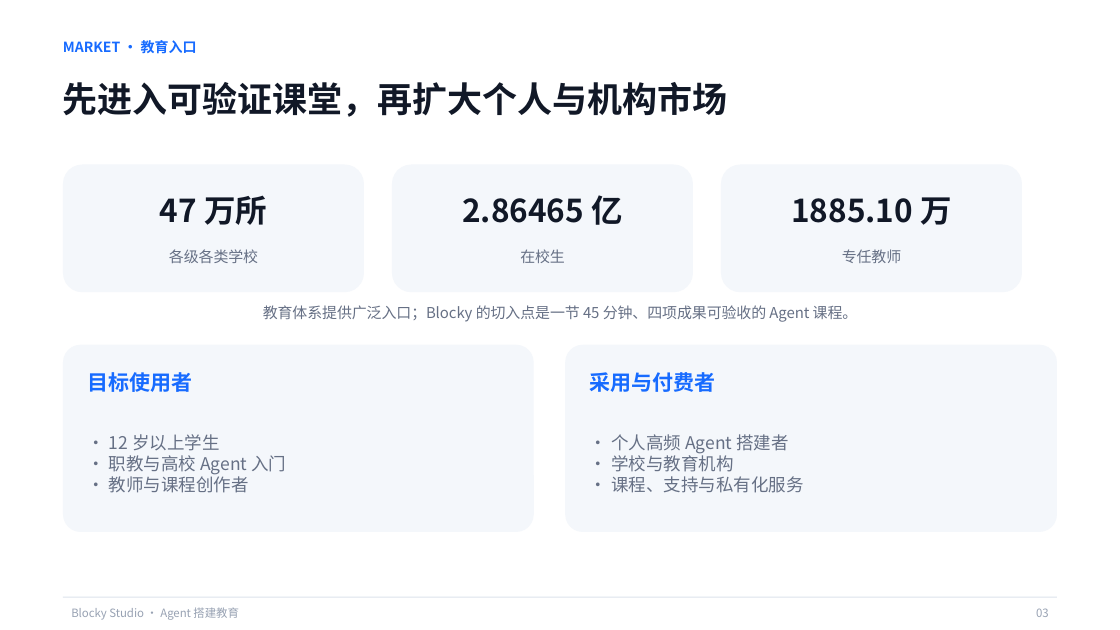
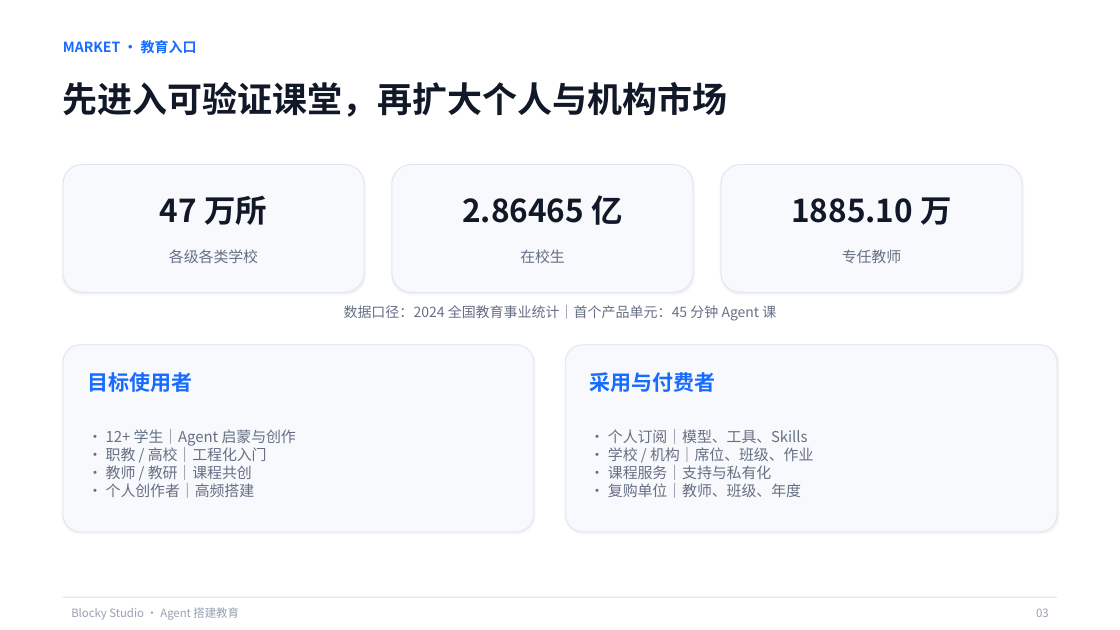
Before and after one commit to q2955161835-debug/Blocky-AI, a slide deck: slide 3 of PPT与商业计划书/Blocky-Studio-息壤杯-AI+教育.pptx. Drawn at 1120x630 pixels with LibreOffice and Linux fonts; fonts in the diff are those of the drawing. Boxes give left, top, right and bottom in pixels: in the first picture for what was removed or moved away, otherwise in the second. Text is boxed around its words. In the diff, an @@ line names an element or a change of style, - is before the commit and + after.

```diff
--- a/PPT与商业计划书/Blocky-Studio-息壤杯-AI+教育.pptx
+++ b/PPT与商业计划书/Blocky-Studio-息壤杯-AI+教育.pptx
@@ text at bbox=[344, 305, 776, 321]: text changed; size 12.8 to 12 pt @@
-教育体系提供广泛入口；Blocky 的切入点是一节 45 分钟、四项成果可验收的 Agent 课程。
+数据口径：2024 全国教育事业统计｜首个产品单元：45 分钟 Agent 课
@@ fill #F4F7FB to #F7F9FC; outline none to #DCE6F5 0.75 pt; shadow on in 5 elements at bbox=[63, 165, 364, 292], bbox=[392, 165, 693, 292], bbox=[721, 165, 1022, 292], bbox=[63, 344, 534, 532], bbox=[565, 344, 1057, 532] @@
@@ text at bbox=[106, 429, 296, 498]: text changed; size 15 to 12.8 pt @@
-• 12 岁以上学生
-• 职教与高校 Agent 入门
-• 教师与课程创作者
+• 12+ 学生｜Agent 启蒙与创作
+• 职教 / 高校｜工程化入门
+• 教师 / 教研｜课程共创
+• 个人创作者｜高频搭建
@@ text at bbox=[608, 429, 813, 498]: text changed; size 15 to 12.8 pt @@
-• 个人高频 Agent 搭建者
-• 学校与教育机构
-• 课程、支持与私有化服务
+• 个人订阅｜模型、工具、Skills
+• 学校 / 机构｜席位、班级、作业
+• 课程服务｜支持与私有化
+• 复购单位｜教师、班级、年度
```
Also in this commit, not shown: 9 other slides changed, 1 other file.
